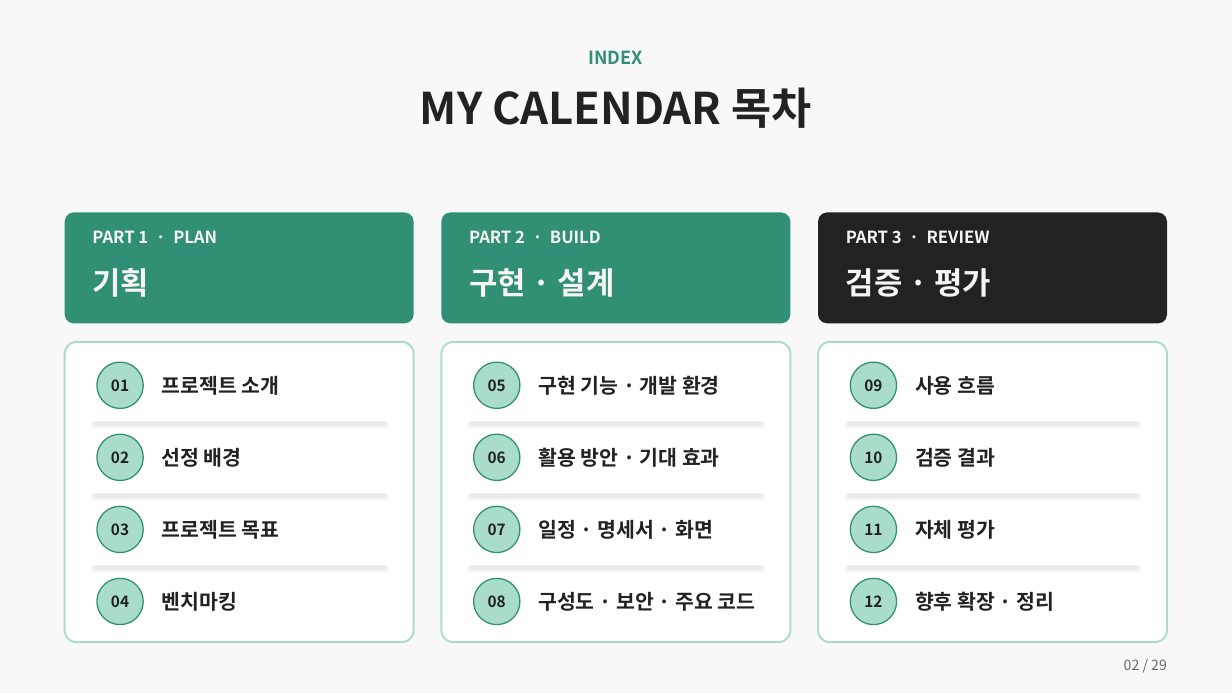
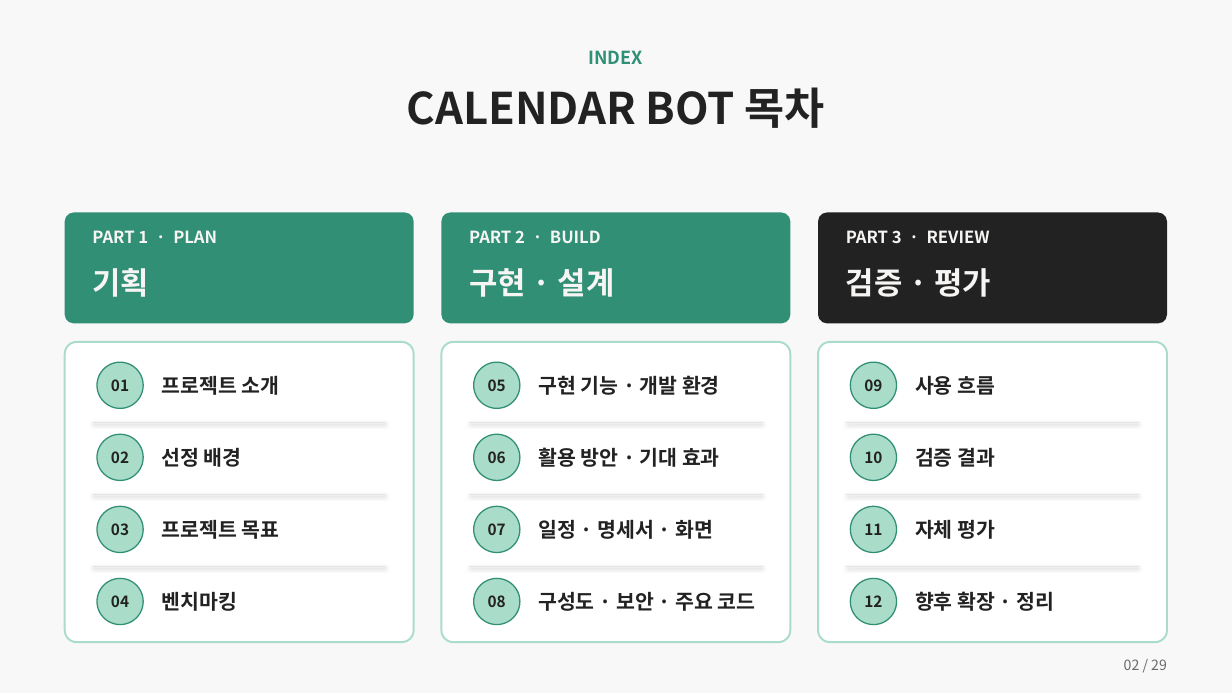
Before and after one commit to ho8566z/calendar-bot_word, a slide deck: slide 2 of ppt/개인 프로젝트.pptx. Drawn at 1232x693 pixels with LibreOffice and Linux fonts; fonts in the diff are those of the drawing. Boxes give left, top, right and bottom in pixels: in the first picture for what was removed or moved away, otherwise in the second. Text is boxed around its words. In the diff, an @@ line names an element or a change of style, - is before the commit and + after.

```diff
--- a/ppt/개인 프로젝트.pptx
+++ b/ppt/개인 프로젝트.pptx
@@ text at box(407, 87, 825, 128): text changed @@
-MY CALENDAR 목차
+CALENDAR BOT 목차
```
Also in this commit, not shown: 3 other slides changed, 4 other files.
